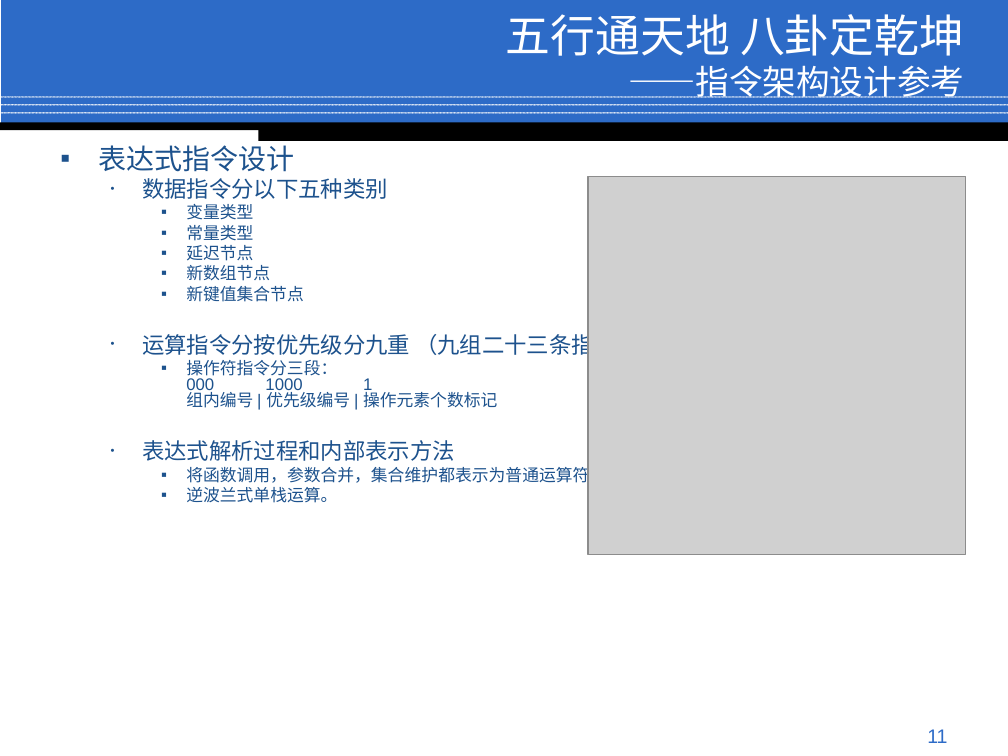
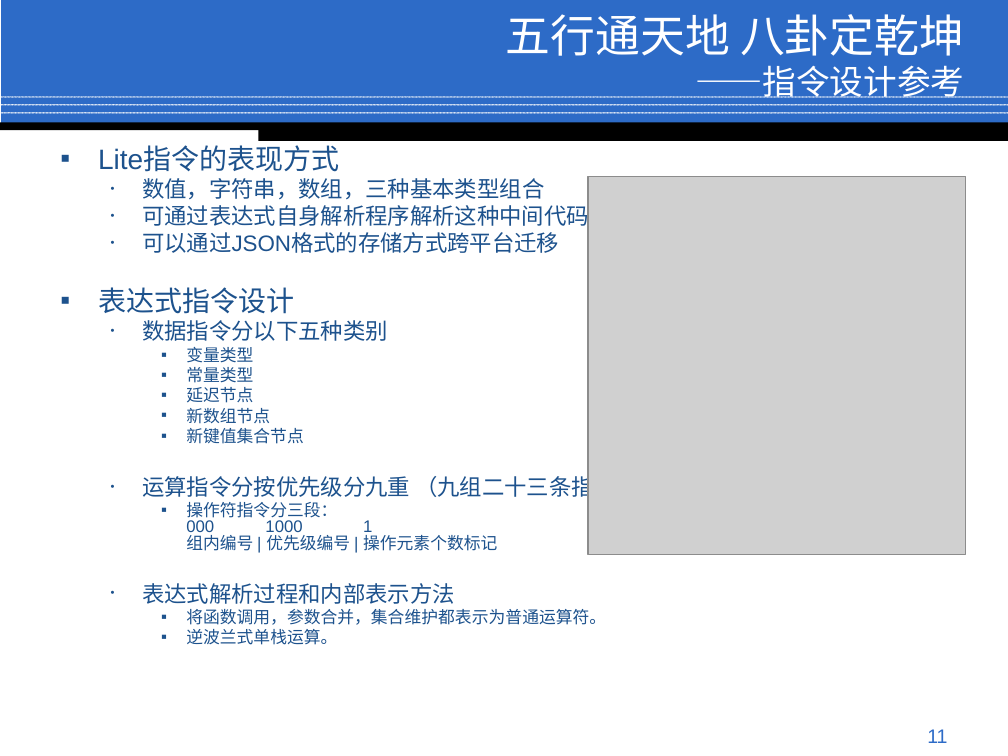
Before and after one commit to conzi/lite, a slide deck: slide 11 of Lite/web/doc/Preview.ppt. Drawn at 1008x756 pixels with LibreOffice and Linux fonts; fonts in the diff are those of the drawing; grey boxes stand for pictures; background and template pictures are left out. Boxes give left, top, right and bottom in pixels: in the first picture for what was removed or moved away, otherwise in the second. Text is boxed around its words. In the diff, an @@ line names an element or a change of style, - is before the commit and + after.

```diff
--- a/Lite/web/doc/Preview.ppt
+++ b/Lite/web/doc/Preview.ppt
@@ title at [506,14,965,98]: text changed @@
-五行通天地 八卦定乾坤
-——指令架构设计参考
+五行通天地 八卦定乾坤
+——指令设计参考
@@ text at [98,147,589,253]: paragraphs added @@
+▪ Lite指令的表现方式
+  • 数值，字符串，数组，三种基本类型组合
+  • 可通过表达式自身解析程序解析这种中间代码
+  • 可以通过JSON格式的存储方式跨平台迁移
```
Also in this commit, not shown: 8 other slides changed.
